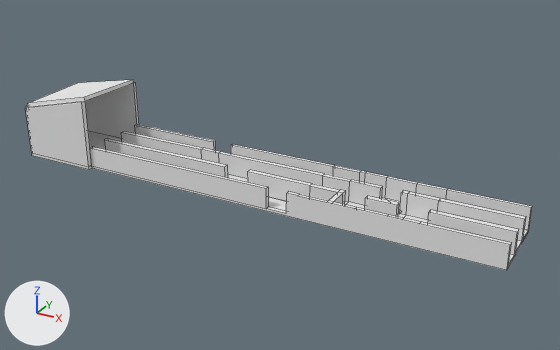
The Blender file assets/maze.blend as it was, and as the next commit left it.
The view is the same before and after, from a camera (50 mm lens) standing at (21.3, -124.5, 63.2) and looking at (-45.9, -2.3, 2.1). Lighting does not change. The marker at lower left points along +X, +Y and +Z. Mesh edges are drawn as thin lines.
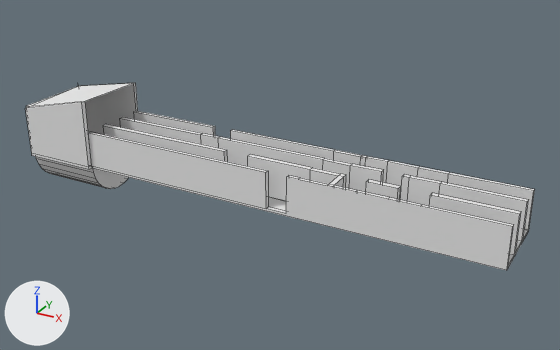
Changed parts and their boxes [x1, y1, x2, y2] in the pictures (560 x 350 px):
'Cube', reshaped: before [25, 80, 532, 270]; after [25, 83, 535, 270]
part 1 of me_cube, added: after [36, 131, 129, 189]
part 2 of me_cube, cut back: before [26, 80, 532, 262]; after [26, 83, 535, 262]

What changed in the scene script:
```text
Change me_cube:
    used by ob_cube; location = (0.0, 0.0, 0.0)
    remove me_cube.from_pydata(...)  # 208 vertices, 190 faces, 1 loose edge; spans x -102.5..1.0, y -13.0..4.1, z -1.0..14.6
    add me_cube.from_pydata(...)  # 237 vertices, 193 faces, 3 loose edges; spans x -102.5..1.0, y -13.0..4.1, z -8.3..13.8
    me_cube part 1: a new loose piece of 34 vertices spanning x -101.8..-85.5, y -12.1..3.5, z -8.3..-0.5, in mat_material (white #e7e7e7)
    me_cube part 2
    5 vertices are removed from x -102.5..-85.7, y -12.1..3.5, z -1.0..14.6
    20 faces are deleted
    60 vertices in x -85.7..1.0, y -12.1..-1.0, z 3.7..3.8 move by (0.0, 0.0, 3.2)
    20 vertices in x -85.6..1.0, y 2.7..3.5, z 3.8 move by (0.0, 0.0, 3.3)
    4 vertices in x -101.8, y -12.1..3.5, z 9.8..10.2 move by (0.0, 0.0, 0.1)
    2 loose edges are added
    5 new faces join them
```
